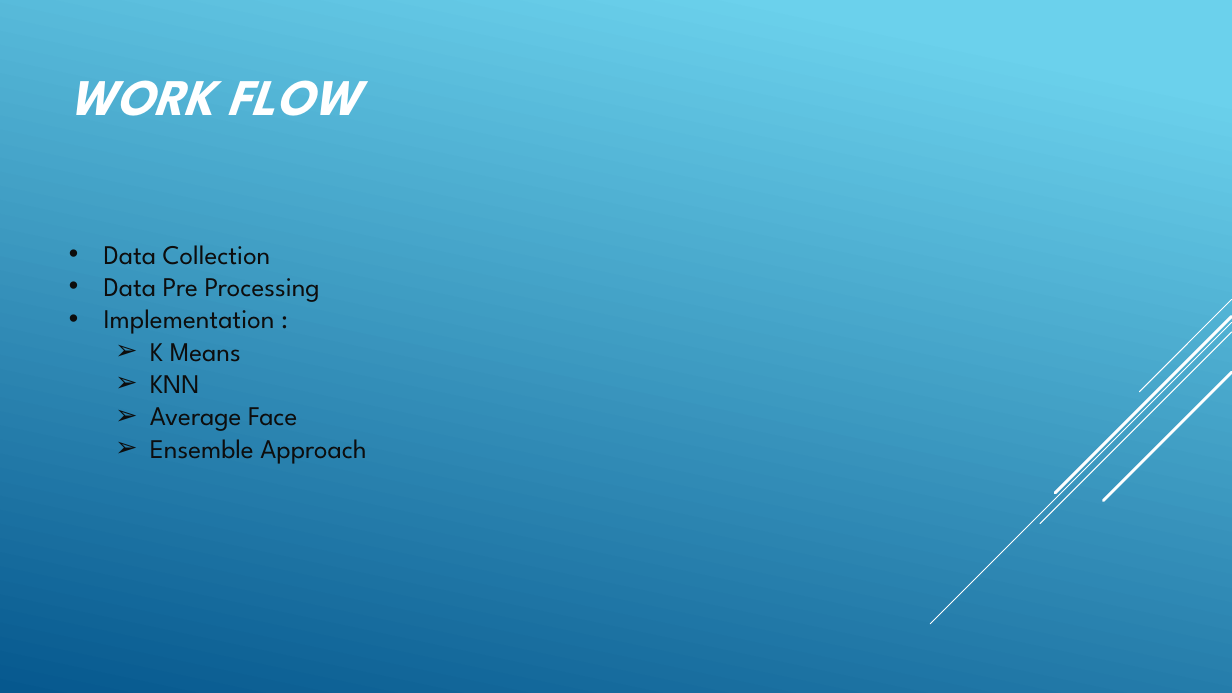
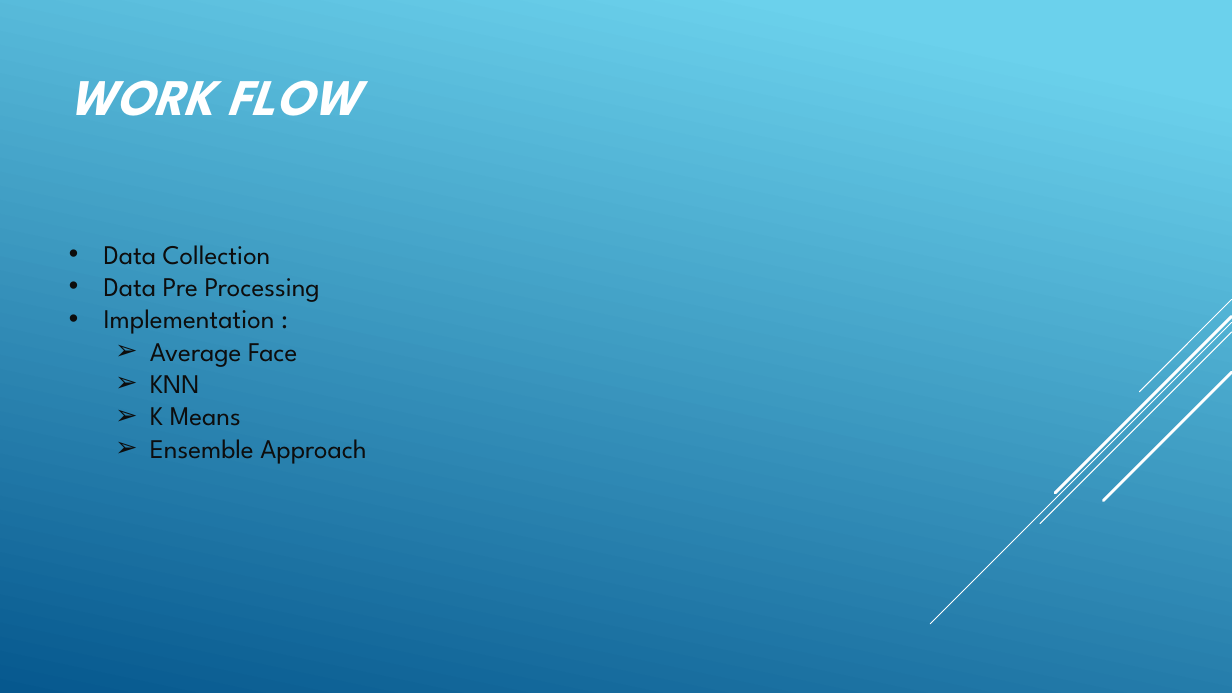
Before and after one commit to chittaranjan-rath/Parallel-Face-Recognition, a slide deck: slide 2 of Parellel_Face_Recognition_New.pptx. Drawn at 1232x693 pixels with LibreOffice and Linux fonts; fonts in the diff are those of the drawing. Boxes give left, top, right and bottom in pixels: in the first picture for what was removed or moved away, otherwise in the second. Text is boxed around its words. In the diff, an @@ line names an element or a change of style, - is before the commit and + after.

```diff
--- a/Parellel_Face_Recognition_New.pptx
+++ b/Parellel_Face_Recognition_New.pptx
@@ text at (150, 343, 297, 393): paragraphs added @@
+  ➢ Average Face
+  ➢ KNN
@@ text at (150, 375, 297, 431): paragraphs removed @@
-  ➢ KNN
-  ➢ Average Face
```
Also in this commit, not shown: 2 other slides changed.
